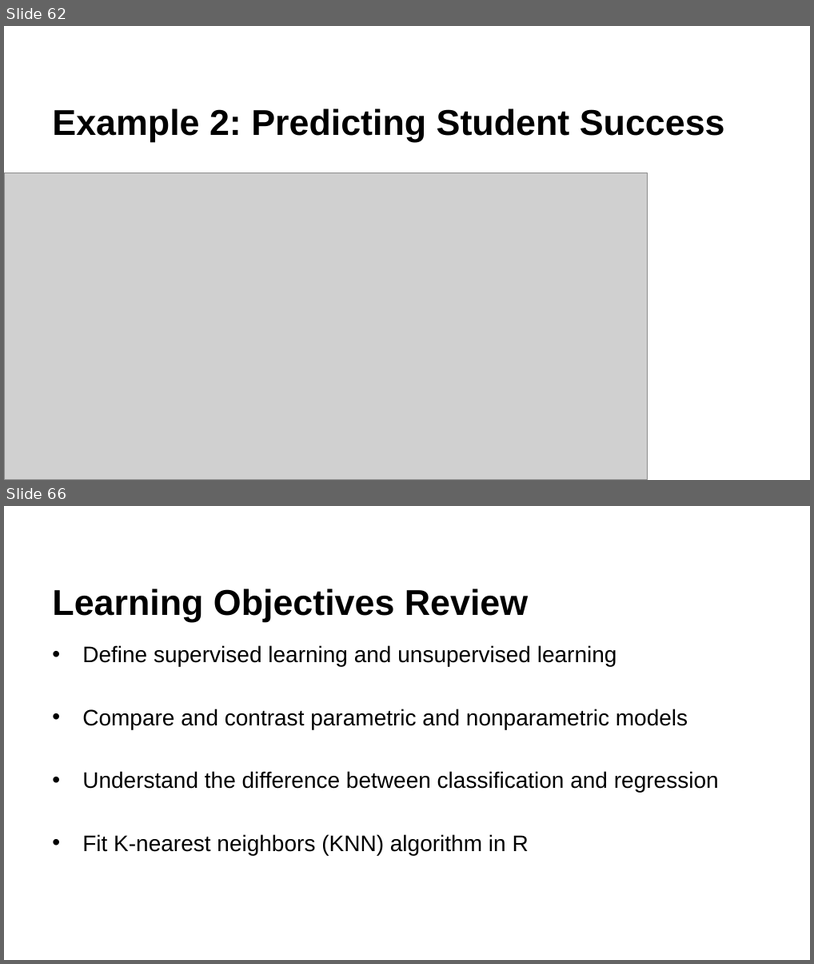
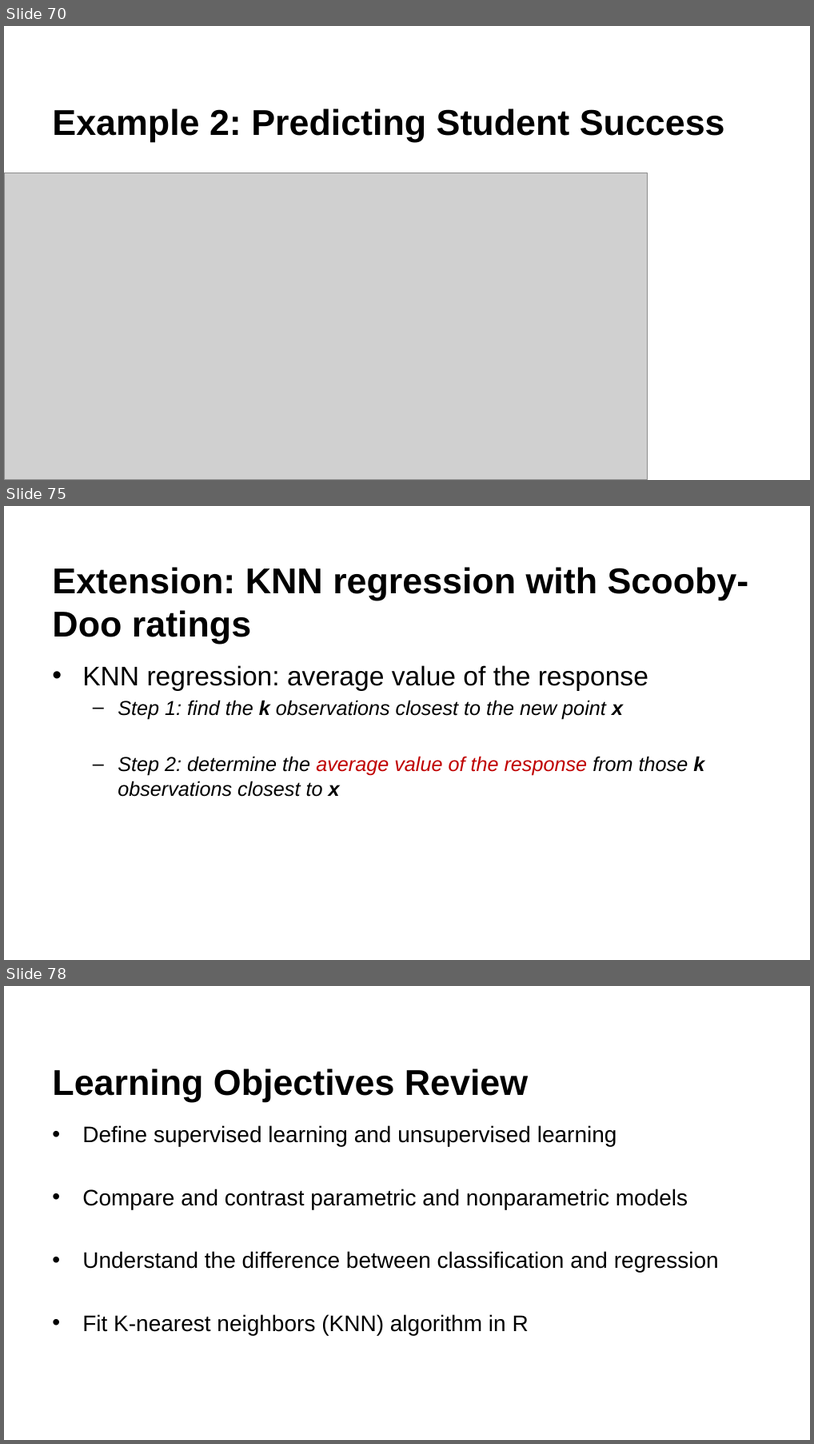
Before and after one commit to krisawilson/knn-workshop-spr25, a slide deck: k-nearest-neighbors.pptx. Shown one above the other, each under a label of ours: slides 62 and 66 before the commit, slides 70, 75 and 78 after it; the slides between them are not shown. The pictures are 814x964 and 814x1444 pixels, drawn with LibreOffice and Linux fonts; fonts in the diff are those of the drawing; grey boxes stand for pictures; background and template pictures are left out. Boxes give left, top, right and bottom in pixels: in the first picture for what was removed or moved away, otherwise in the second. Text is boxed around its words. In the diff, an @@ line names an element or a change of style, - is before the commit and + after.

```diff
--- a/k-nearest-neighbors.pptx
+++ b/k-nearest-neighbors.pptx
@@ slide 75 added at [4, 506, 810, 960], background #FFFFFF @@
@@ title added at [52, 567, 750, 644], 32 pt, text #000000, bold @@
+Extension: KNN regression with Scooby-Doo ratings
@@ text added at [82, 665, 705, 796], 18 pt, text #000000, italic @@
+• KNN regression: average value of the response
+  – Step 1: find the k observations closest to the new point x
+  – Step 2: determine the average value of the response from those k observations closest to x
@@ what was slide 62 is now slide 70 @@
@@ what was slide 66 is now slide 78 @@
```
Also in this commit, not shown: 3 slides changed, 14 other slides added, 1 slide removed, 2 other files.
